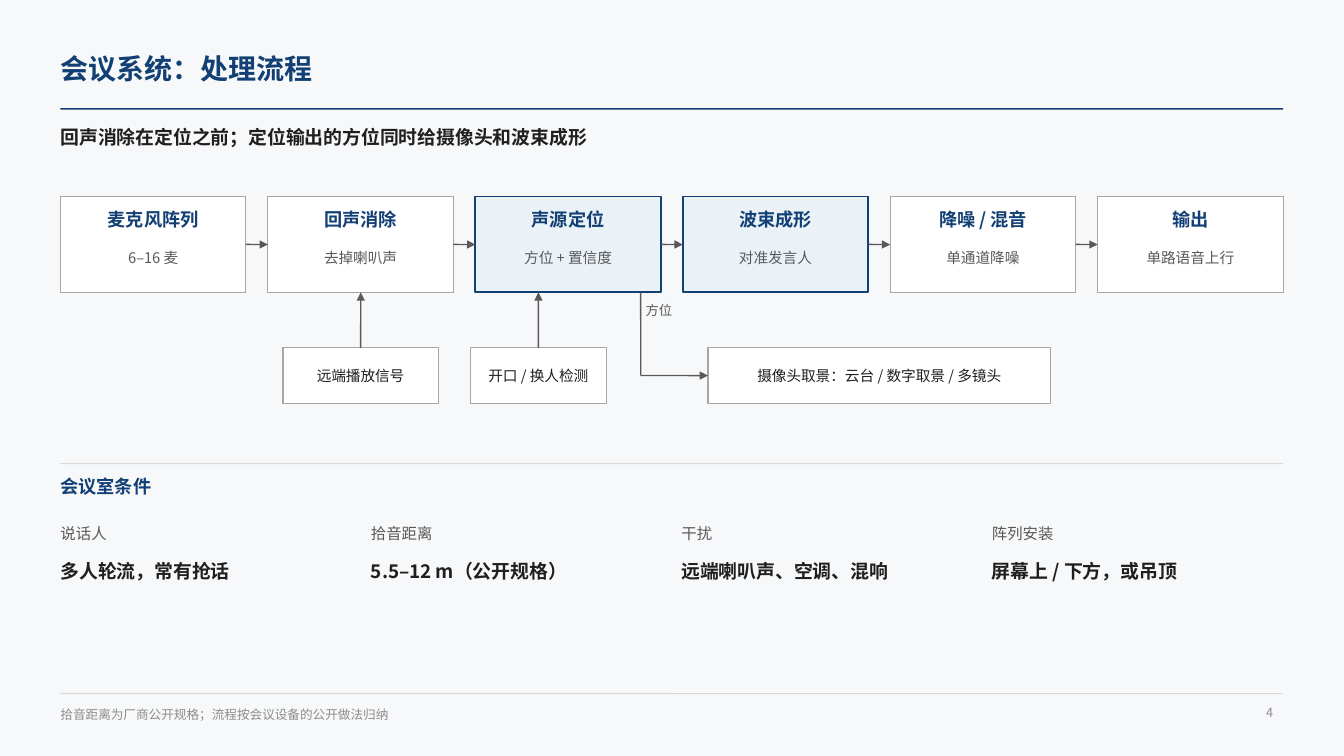
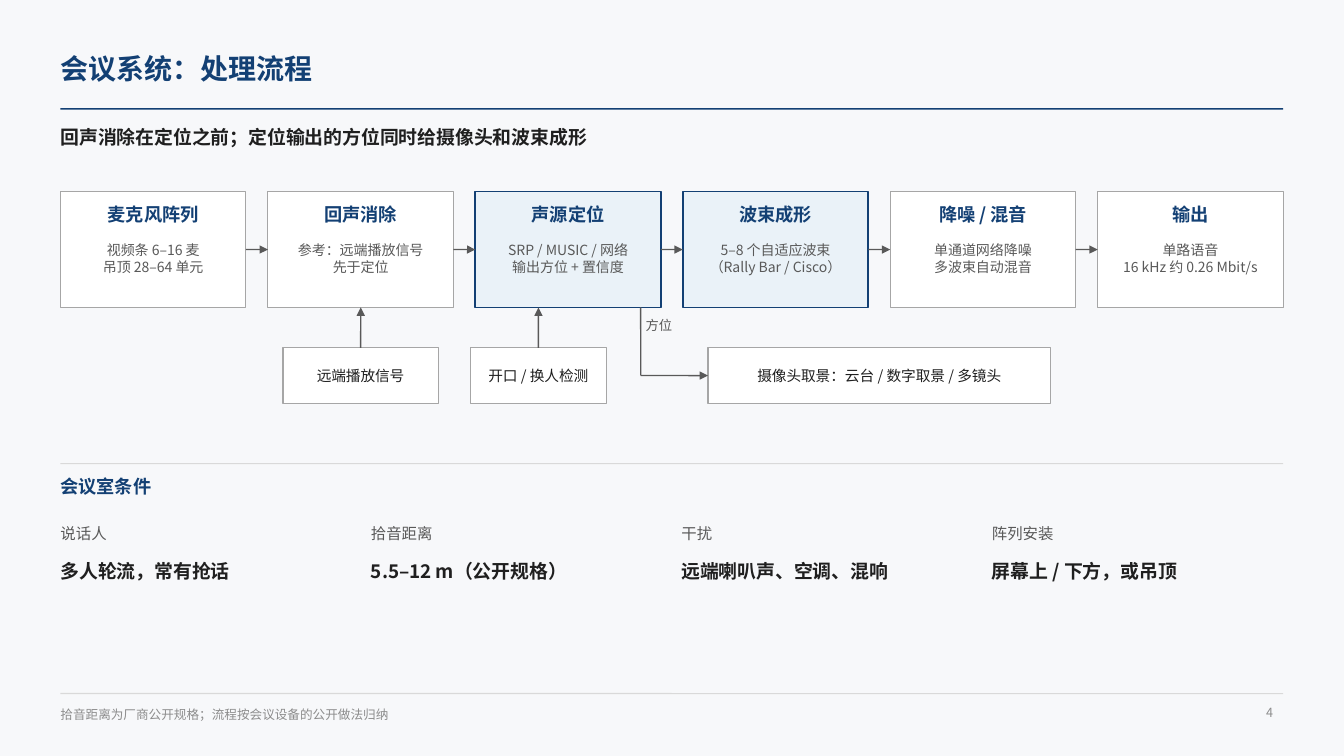
Before and after one commit to ZeroFoxxi/ssl-scene1, a slide deck: slide 4 of 01_场景一_摄像头声源定位/技术总结/声源定位与波束成形技术总结.pptx. Drawn at 1344x756 pixels with LibreOffice and Linux fonts; fonts in the diff are those of the drawing. Boxes give left, top, right and bottom in pixels: in the first picture for what was removed or moved away, otherwise in the second. Text is boxed around its words. In the diff, an @@ line names an element or a change of style, - is before the commit and + after.

```diff
--- a/01_场景一_摄像头声源定位/技术总结/声源定位与波束成形技术总结.pptx
+++ b/01_场景一_摄像头声源定位/技术总结/声源定位与波束成形技术总结.pptx
@@ rectangle: place and size @@
-rectangle at bbox=[60, 197, 246, 292]
+rectangle at bbox=[60, 192, 246, 308]
@@ rectangle: place and size @@
-rectangle at bbox=[268, 197, 454, 292]
+rectangle at bbox=[268, 192, 454, 308]
@@ rectangle: place and size @@
-rectangle at bbox=[476, 197, 661, 292]
+rectangle at bbox=[476, 192, 661, 308]
@@ rectangle: place and size @@
-rectangle at bbox=[683, 197, 868, 292]
+rectangle at bbox=[683, 192, 868, 308]
@@ rectangle: place and size @@
-rectangle at bbox=[890, 197, 1076, 292]
+rectangle at bbox=[890, 192, 1076, 308]
@@ 6 texts: place and size @@
-6 texts at bbox=[108, 210, 1208, 228]
+6 texts at bbox=[108, 205, 1208, 223]
@@ rectangle: place and size @@
-rectangle at bbox=[1098, 197, 1284, 292]
+rectangle at bbox=[1098, 192, 1284, 308]
@@ text at bbox=[103, 243, 204, 273]: text changed; size 10.5 to 10 pt @@
-6–16 麦
+视频条 6–16 麦
+吊顶 28–64 单元
@@ text at bbox=[298, 243, 424, 273]: text changed; size 10.5 to 10 pt @@
-去掉喇叭声
+参考：远端播放信号
+先于定位
@@ text at bbox=[508, 243, 628, 273]: text changed; size 10.5 to 10 pt @@
-方位 + 置信度
+SRP / MUSIC / 网络
+输出方位 + 置信度
@@ 5 arrows: place and size @@
-5 arrows at bbox=[246, 244, 1098, 245]
+5 arrows at bbox=[246, 250, 1098, 250]
@@ text at bbox=[710, 243, 841, 275]: text changed; size 10.5 to 10 pt @@
-对准发言人
+5–8 个自适应波束
+（Rally Bar / Cisco）
@@ text at bbox=[934, 243, 1032, 273]: text changed; size 10.5 to 10 pt @@
-单通道降噪
+单通道网络降噪
+多波束自动混音
@@ text at bbox=[1123, 243, 1258, 275]: text changed; size 10.5 to 10 pt @@
-单路语音上行
+单路语音
+16 kHz 约 0.26 Mbit/s
@@ arrow moved from (361, 348) - (361, 292) to (361, 348) - (361, 308) @@
@@ arrow moved from (538, 348) - (538, 292) to (538, 348) - (538, 308) @@
@@ line moved from (641, 292) - (641, 376) to (641, 308) - (641, 376) @@
@@ text "方位": place and size @@
-text "方位" at bbox=[646, 304, 673, 316]
+text "方位" at bbox=[646, 319, 673, 331]
```
Also in this commit, not shown: 3 other slides changed, 2 other files.
